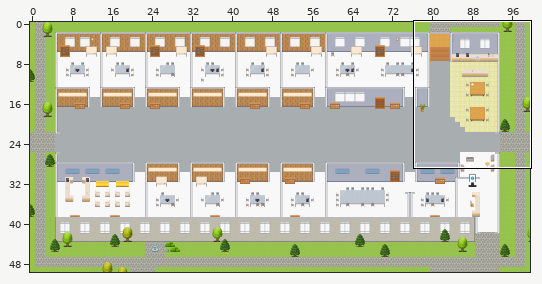
Level history. Tiled map (JSON): maps/PH-Decision-Science-AI-Platform.tmj. The first picture is a wide view before the edit; the outline marks the close-up.
Close-up. First the earlier version:
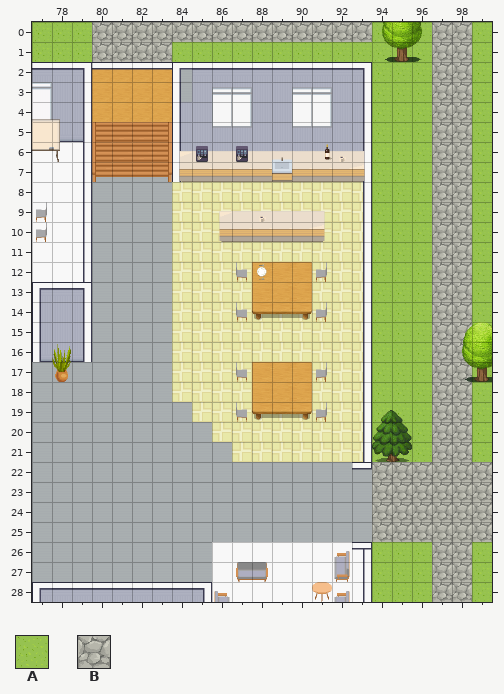
Cells are 32x32 px. Shown: x 77..99, y 0..28. The commit also changed other parts of the map, which this record leaves out.
Key: from "Exterior": A 629, B 638.
_ is an empty cell, # one hidden under a higher layer.
Layers that did not change in this view are not listed.
Layer "outside" before, first column x 77:
 0 AAABBBBBBBBBBBBBBA#ABBA
 1 AAABBBBAAAAAAAAAAAAABBA
 2 #################AAABBA
 3 #################AAABBA
 4 #################AAABBA
 5 #################AAABBA
 6 #################AAABBA
 7 #################AAABBA
 8 #################AAABBA
 9 #################AAABBA
10 #################AAABBA
11 #################AAABBA
12 #################AAABBA
13 #################AAABBA
14 #################AAABBA
15 #################AAABBA
16 #################AAABB#
17 #################AAABBA
18 #################AAABBA
19 #################AAABBA
20 #################AAABBA
21 #################AAABBA
22 #################BBBBBB
23 #################BBBBBB
24 #################BBBBBB
25 #################BBBBBB
26 #################AAABBA
27 #################AAABBA
28 #################AAABBA
The result:
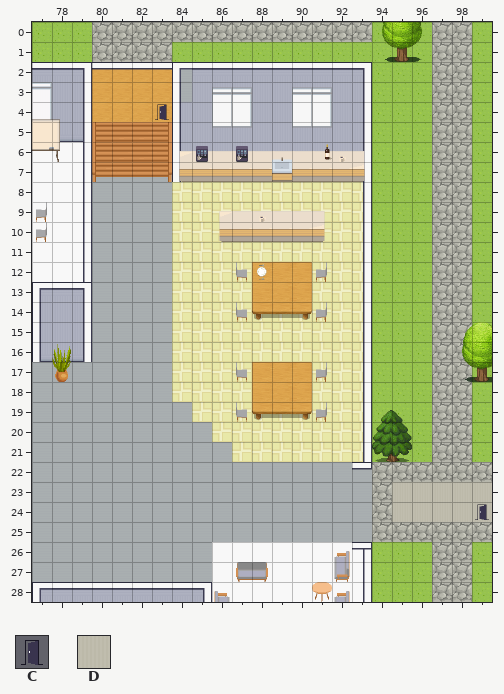
Further tiles: from "User_Zones": C 65; from "room2": D 328.
From old to new:
Layer "outside":
y 23..24: x 95..99 BBBBB -> DDDDD
Layer "zones":
y 4: x 83 _ -> C
y 24: x 99 _ -> C
Pixel boxes of the changes (left, top, right, bottom) in both close-ups:
added: (155, 104, 169, 120)
changed: (392, 482, 492, 522)
